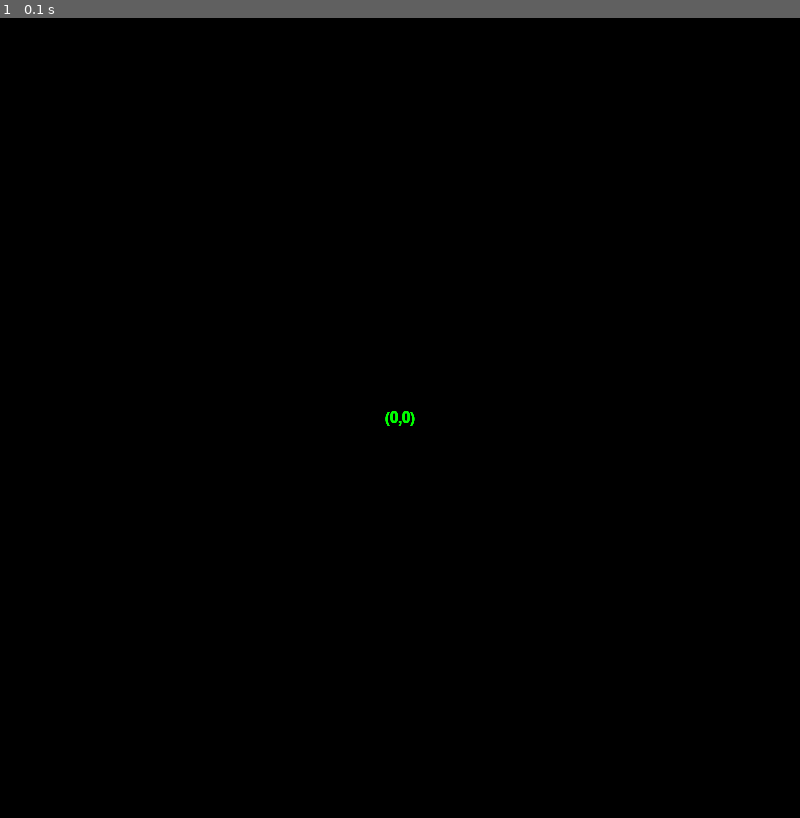
Above: before the commit, frame 1.
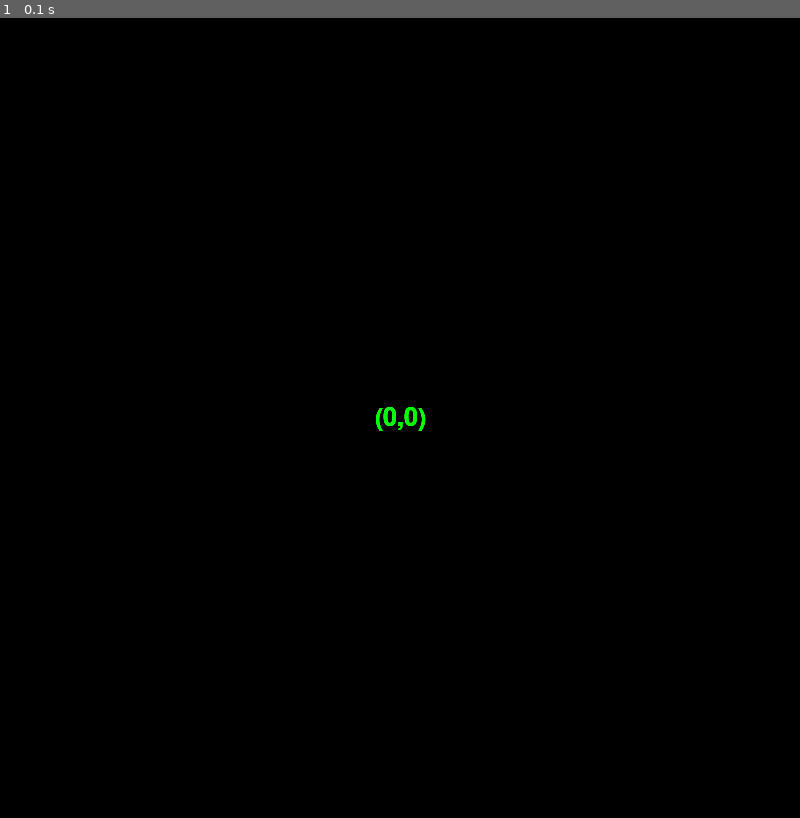
Above: after the commit, the same moment.

Repository: nehakdeshmukh/PyGame
Game: pygame game, started from dispaly text.py
The game is run twice, just before and just after one commit, with the same random seed, the same clock (stepped at 60 frames per second) and the same inputs.
Inputs:
- Up to frame 1 (0.1 s): no input

The runs differ from the first frame. In frame 1, less than 0.1% of the frame differs, in the area x 47-54%, y 48-52%.

Commit message:
increased font size

Diff:
--- a/dispaly text.py
+++ b/dispaly text.py
@@ -42,7 +42,7 @@
 
 # create a font object.
 # font file size of the font
-font = pygame.font.Font(sysfont, 15)
+font = pygame.font.Font(sysfont, 25)
 
 
 
